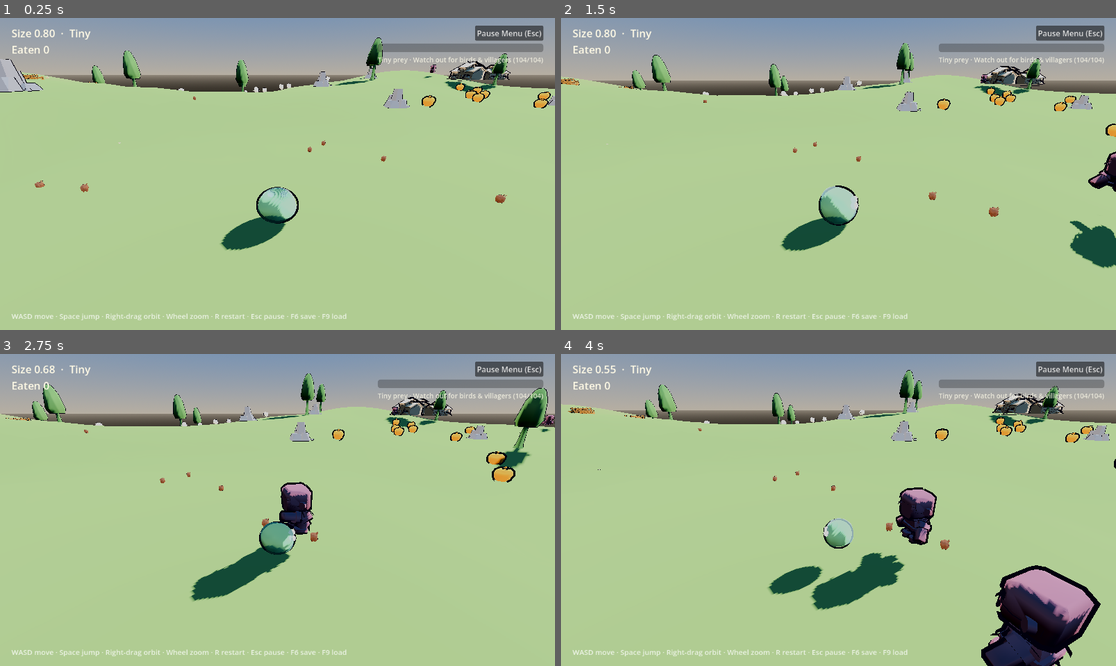
Above: before the commit, frames 1-4 (two rows, left to right).
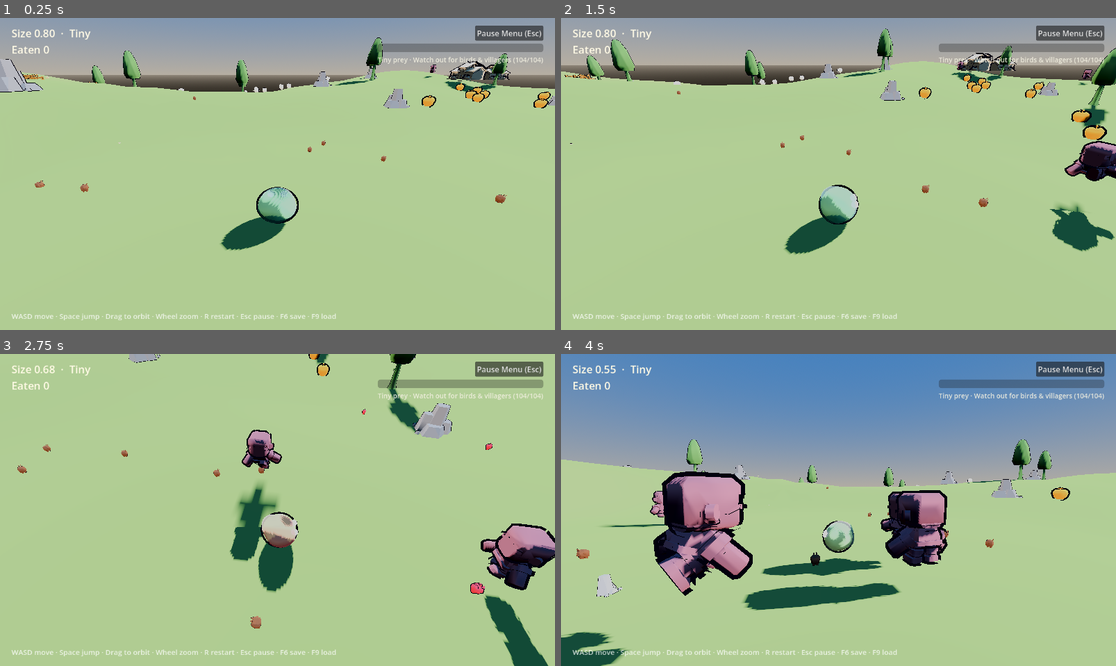
Above: after the commit, the same moments.

Repository: EN-rain/how-to-live-as-a-slime
Game: Godot game, scene res://scenes/main.tscn
The game is run twice, just before and just after one commit, with the same random seed, the same clock (stepped at 60 frames per second) and the same inputs.
Inputs (mouse positions are in pixels of both pictures, inside the frame that each line leads up to):
- Up to frame 1 (0.25 s): no input
- Up to frame 2 (1.5 s): move the mouse to (960, 158) at 0.52 s; hold D (move_right) 0.53-1.25 s; tap Space (jump) at 0.6, 0.77, 1.07 s; click (960, 158) at 0.67 s; drag from (727, 189) to (810, 236) at 1.27 s
- Up to frame 3 (2.75 s): move the mouse to (333, 441) at 2.02 s; hold D (move_right) from 2.03 s (still down); tap Space (jump) at 2.1 s; click (333, 441) at 2.17 s
- Up to frame 4 (4 s): release D (move_right) at 2.75 s; drag from (810, 572) to (672, 463) at 2.77 s; move the mouse to (1005, 556) at 3.52 s; hold A (move_left) from 3.53 s (still down); tap Space (jump) at 3.6, 3.77 s; click (1005, 556) at 3.67 s

The runs differ from the first frame. In frame 1, 0.3% of the frame differs, in the area x 19-63%, y 94-97%; in frame 2, 13%; in frame 3, 30%; in frame 4, 56%, in the area x 0-100%, y 0-100%.

Commit message:
feat(camera): orbit with any mouse button
Left-, right-, and middle-drag all rotate the third-person camera, and the HUD hint now reads Drag to orbit so no particular button is implied.

Diff:
--- a/scenes/main.tscn
+++ b/scenes/main.tscn
@@ -54,7 +54,7 @@
 grow_vertical = 0
 theme_override_colors/font_color = Color(1, 1, 1, 0.75)
 theme_override_font_sizes/font_size = 15
-text = "WASD move · Space jump · Right-drag orbit · Wheel zoom · R restart · Esc pause · F6 save · F9 load"
+text = "WASD move · Space jump · Drag to orbit · Wheel zoom · R restart · Esc pause · F6 save · F9 load"
 
 [node name="GameMenus" parent="." instance=ExtResource("4_menus")]
 
--- a/scripts/main.gd
+++ b/scripts/main.gd
@@ -154,8 +154,8 @@
 	if event.is_action_pressed("restart"):
 		restart_game()
 
-	# Third-person orbit: right/middle-drag to look around, wheel to zoom.
-	if event is InputEventMouseMotion and event.button_mask & (MOUSE_BUTTON_MASK_RIGHT | MOUSE_BUTTON_MASK_MIDDLE):
+	# Third-person orbit: drag with any mouse button to look around, wheel to zoom.
+	if event is InputEventMouseMotion and event.button_mask & (MOUSE_BUTTON_MASK_LEFT | MOUSE_BUTTON_MASK_RIGHT | MOUSE_BUTTON_MASK_MIDDLE):
 		_camera_yaw -= event.relative.x * deg_to_rad(camera_orbit_sensitivity)
 		_camera_pitch = clampf(
 			_camera_pitch + event.relative.y * deg_to_rad(camera_orbit_sensitivity),
